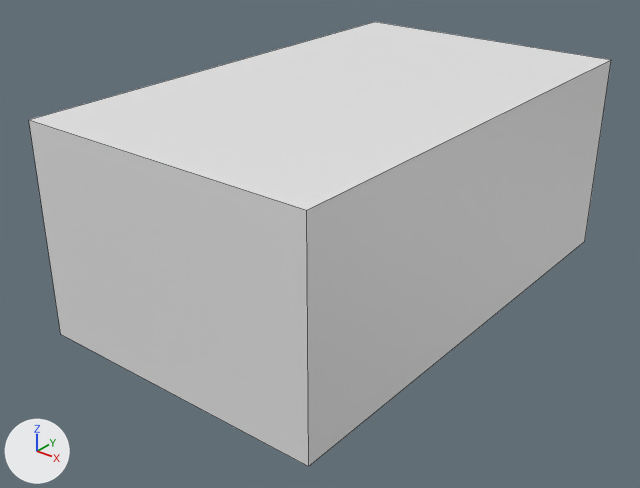
The Blender file Breakout/Assets/objects/block.blend: old version first, new version second.
Before and after are seen from a camera (50 mm lens) standing at (1.327, -1.788, 0.915) and looking at (-0.023, -0.1, -0.131). Arrows for +X, +Y and +Z are at lower left; the lights stay in place. Mesh edges are drawn as thin lines.
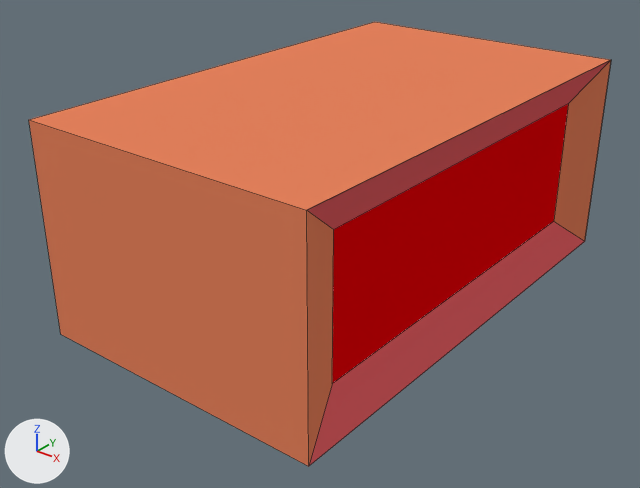
Commit message: started updating the blenderfile for the block

Boxes (x1, y1, x2, y2) around the edits, measured in the pictures (640 x 488 px):
part 1 of me_cube, built on: (307, 60, 611, 466) in both
part 2 of me_cube, recoloured (white to orange): (29, 22, 610, 466) in both

Patch to the scene script:
```diff
--- a/Breakout/Assets/objects/block.blend.py
+++ b/Breakout/Assets/objects/block.blend.py
@@ mat_material_001 @@
+mat_material_001 = diffuse_material('Material.001')
+mat_material_001.base_color = (0.8, 0.0, 0.00243)  # red #e70008
@@ mat_material_003 @@
+mat_material_003 = diffuse_material('Material.003')
+mat_material_003.base_color = (0.8, 0.123, 0.135)  # red #e76267
@@ mat_material_002 @@
+mat_material_002 = diffuse_material('Material.002')
+mat_material_002.base_color = (0.8, 0.225, 0.109)  # orange #e7825d
@@ me_cube @@
 # used by ob_cube; location = (0.0, 0.0, 0.0); scale = (0.411, 0.68, 0.286)
-me_cube.from_pydata(...)  # 8 vertices, 6 faces; spans x -1.0..1.0, y -1.0..1.0, z -1.0..1.0
+me_cube.from_pydata(...)  # 16 vertices, 14 faces; spans x -1.0..1.0, y -1.0..1.0, z -1.0..1.0
+# me_cube part 1
+# 1 face is deleted
+# 8 vertices are added at x 0.88..1.0, y -1.0..1.0, z -1.0..1.0
+# 5 new faces join them, mat_material_001 (red #e70008)
+# 2 new faces join them, mat_material_002 (orange #e7825d)
+# 2 new faces join them, mat_material_003 (red #e76267)
+# me_cube part 2: 5 faces spanning x -1.0..1.0, y -1.0..1.0, z -1.0..1.0 switch from no material to mat_material_002 (orange #e7825d)
+me_cube.materials.append(mat_material_001)  # red #e70008
+me_cube.materials.append(mat_material_003)  # red #e76267
```
